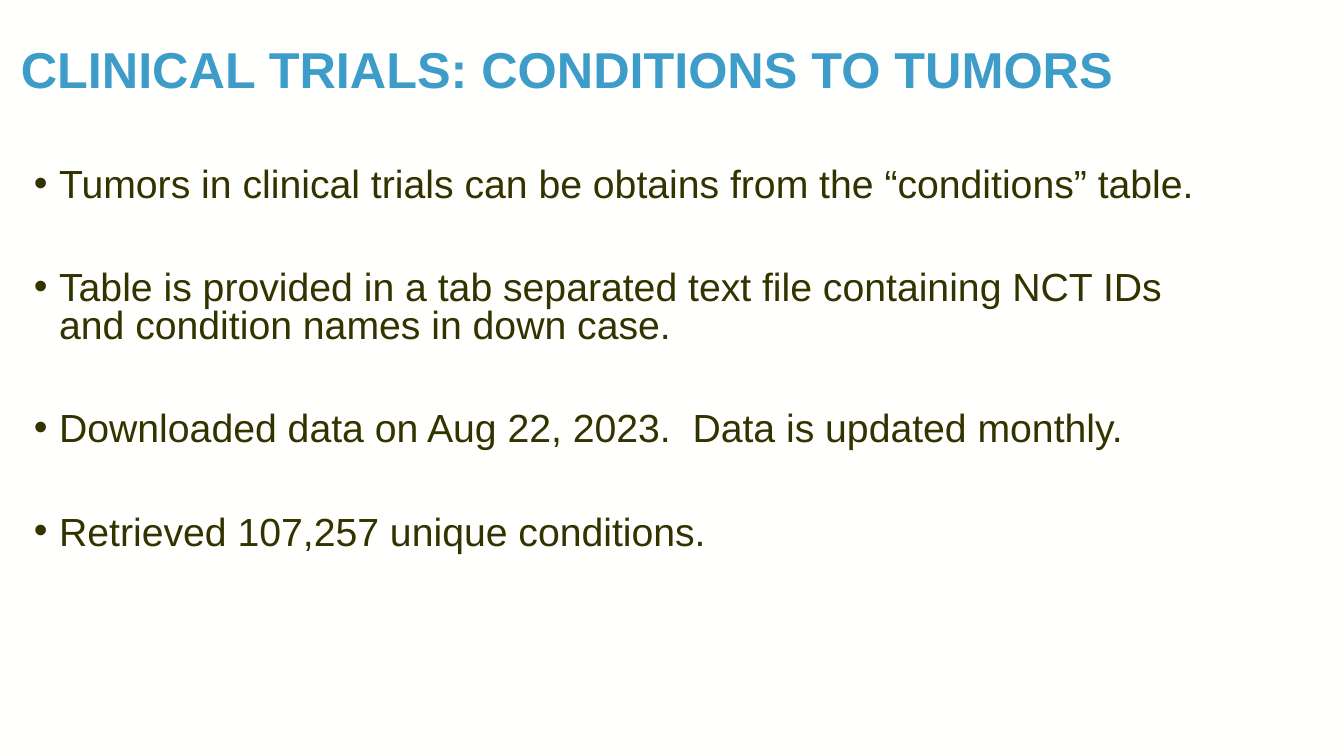
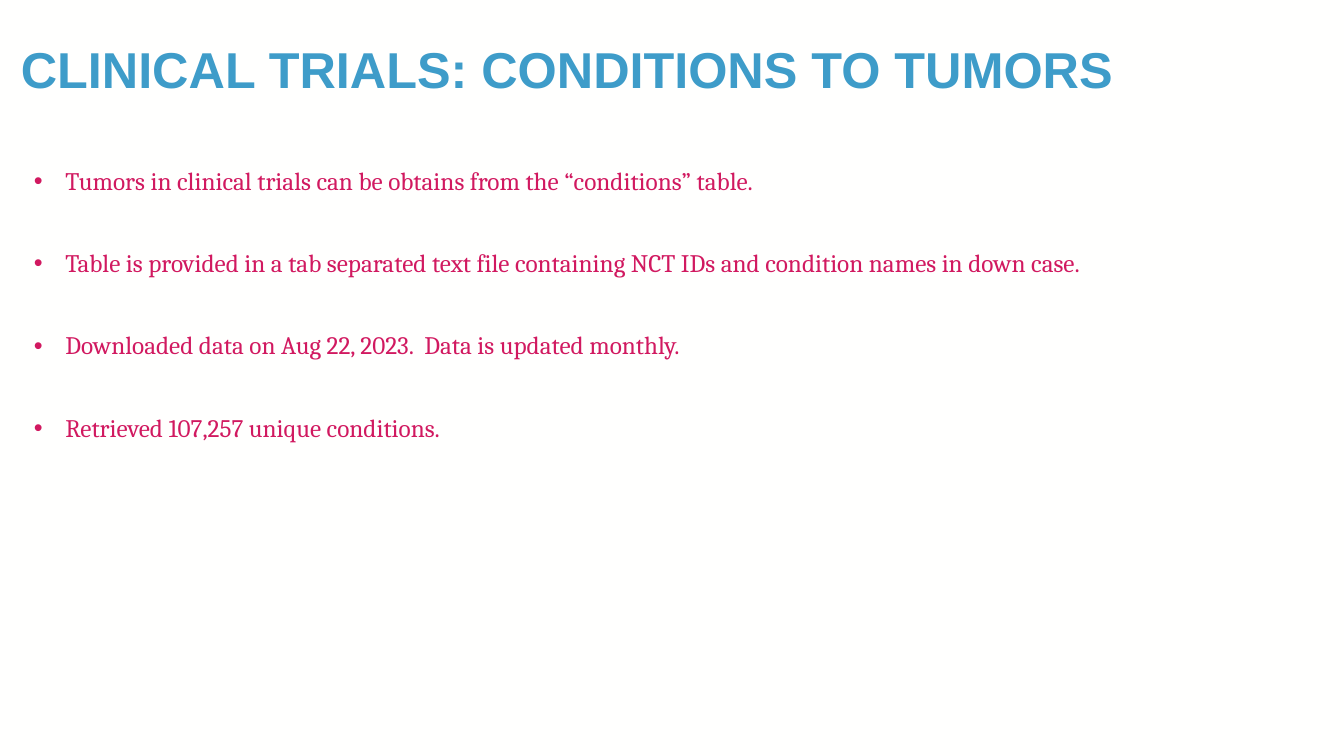
Before and after one commit to TaylorResearchLab/CANTOS, a slide deck: slide 8 of presentations/BIG_2024.pptx. Drawn at 1344x756 pixels with LibreOffice and Linux fonts; fonts in the diff are those of the drawing; background and template pictures are left out. Boxes give left, top, right and bottom in pixels: in the first picture for what was removed or moved away, otherwise in the second. Text is boxed around its words. In the diff, an @@ line names an element or a change of style, - is before the commit and + after.

```diff
--- a/presentations/BIG_2024.pptx
+++ b/presentations/BIG_2024.pptx
@@ text "Tumors in clinical trials can ..." at <box>65,172,1080,443</box>: size 28 to 18 pt, font Arial to Cambria, text colour #333300 to #D11960; indent changed; line spacing 0.8 to 0.9 @@
```
Also in this commit, not shown: 15 other slides changed, 7 slides added, 2 slides removed, 1 other file.
